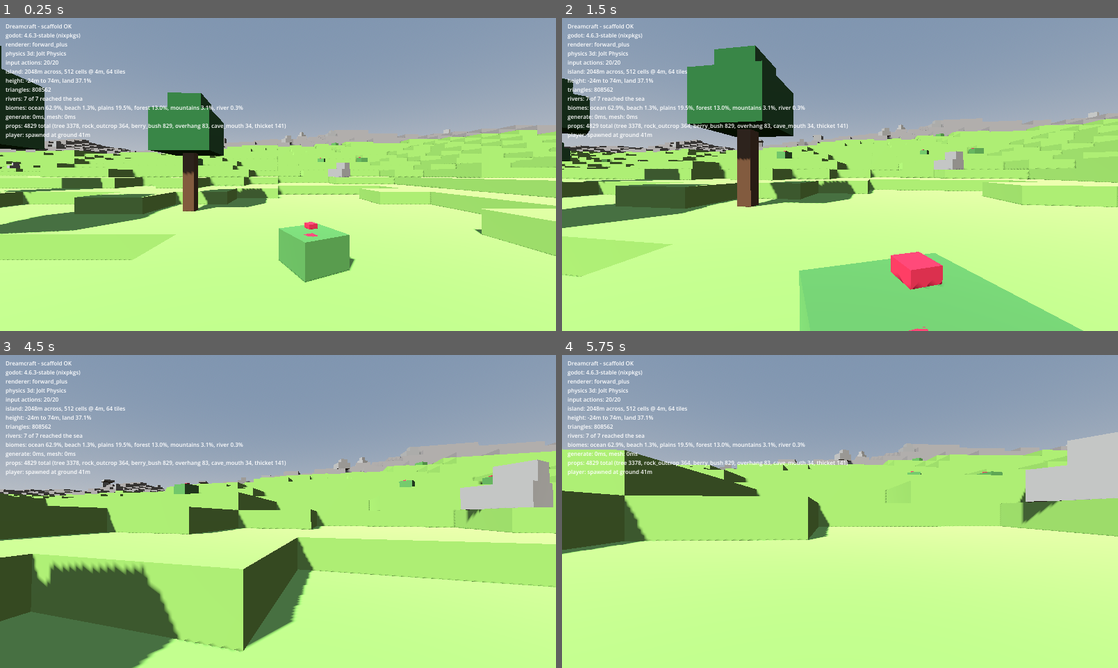
Above: before the commit, frames 1-4 (two rows, left to right).
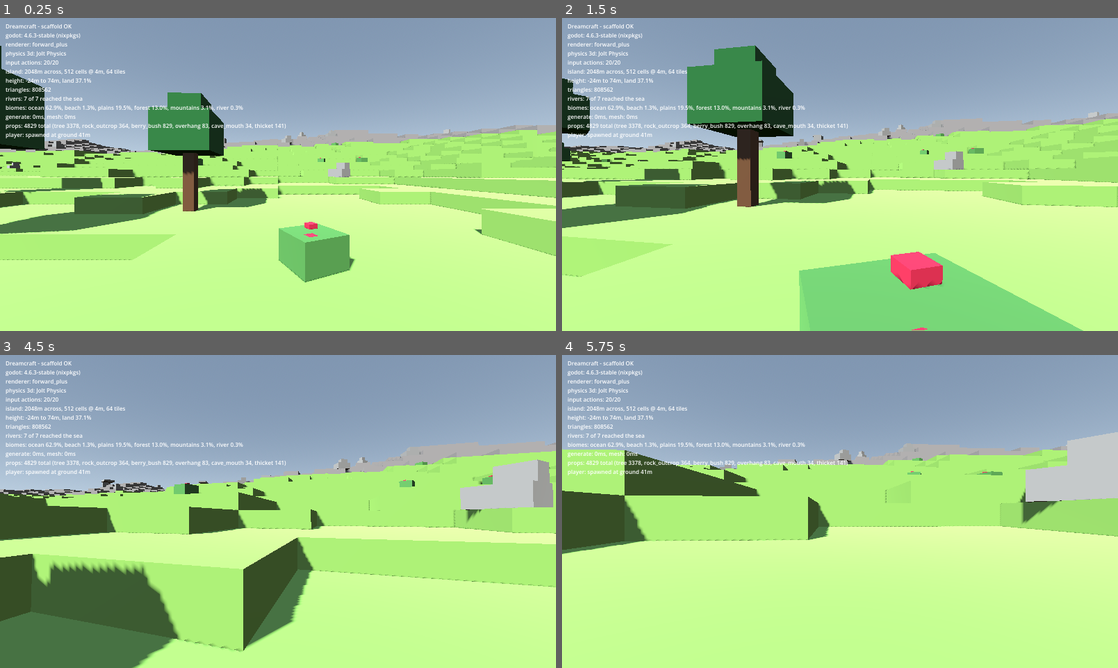
Above: after the commit, the same moments.

Repository: azthrun/dreambig-game-dreamcraft
Game: Godot game, scene res://scenes/main.tscn
The game is run twice, just before and just after one commit, with the same random seed, the same clock (stepped at 60 frames per second) and the same inputs.
Inputs (mouse positions are in pixels of both pictures, inside the frame that each line leads up to):
- Up to frame 1 (0.25 s): no input
- Up to frame 2 (1.5 s): tap Enter (ui_accept) at 0.5 s; move the mouse to (867, 174) at 0.52 s; hold W (move_forward) from 0.53 s (still down); right-click (867, 174) at 0.6 s; click (867, 174) at 0.67 s; tap Space (jump) at 0.77 s; move the mouse to (812, 174) at 1.27 s; tap Ctrl (crouch) at 1.35 s; click (812, 174) at 1.42 s
- Up to frame 3 (4.5 s): keep holding W (move_forward); tap Space (jump) at 1.52, 3.02, 3.77 s; move the mouse to (289, 505) at 2.02 s; click (289, 505) at 2.1 s; move the mouse to (272, 517) at 2.77 s; tap 1 (hotbar_1) at 2.85 s; click (272, 517) at 2.92 s; move the mouse to (316, 514) at 3.52 s; tap 2 (hotbar_2) at 3.6 s; click (316, 514) at 3.67 s; move the mouse to (233, 508) at 4.27 s; tap 3 (hotbar_3) at 4.35 s; click (233, 508) at 4.42 s
- Up to frame 4 (5.75 s): keep holding W (move_forward); tap Space (jump) at 4.52 s; move the mouse to (845, 511) at 5.02 s; tap 4 (hotbar_4) at 5.1 s; click (845, 511) at 5.17 s

The runs differ from the first frame. In frame 1, less than 0.1% of the frame differs, in the area x 55-57%, y 69-70%; in frame 2, less than 0.1%, in the area x 0-66%, y 40-100%; in frame 3, less than 0.1%; in frame 4, less than 0.1%.

Commit message:
Add view budget, fog horizon, and frame-rate measurement
Completes M1. The performance envelope is now configuration rather than
scattered constants, and it is measured rather than assumed.

  perf: 1600x900, view 500m, props culled at 150m
  perf: avg 144.9-310.7 fps, 1% low 113.1-274.2 fps, target 60
  perf: peak primitives 527410, draw calls ~900-1000

The budget lives in project.godot under [dreamcraft] and is read through
scripts/config.gd. Camera far plane, fog distances and prop culling all
derive from it, so changing the envelope for a different machine is one
edit rather than three.

Fog uses FOG_MODE_DEPTH rather than exponential fog, because depth fog can
be made fully opaque exactly at the far plane -- that hides the plane
instead of merely softening it. Sky horizon colour and fog colour derive
from one constant, so distant terrain fades into the sky rather than into a
differently coloured wall.

Two things about the measurement itself. Vsync is disabled while measuring,
because with it on every reading is pinned to the display refresh and
"60 FPS" says nothing about headroom. And the probe drives real input
actions rather than teleporting the camera, so collision, step-up and prop
culling are included in what is measured.

The first run reported 310 fps average and a 274 fps 1% low, which looked
like 5x headroom and made halving CELL_SIZE_M to 2m appear affordable.
Running it five times showed the spread is much wider than that: averages
from 145 to 311, and 1% lows from 113 to 274, with identical geometry
counts every time. The worst 1% low is 113 fps, so real headroom is about
1.9x, and 4x-ing terrain geometry would land near 30-40 fps. 4m cells stay,
and docs/performance.md records the range rather than the best run.

Startup is documented as a known cost rather than fixed: ~2.3s total, two
thirds of it GDScript vertex loops in meshing. Per the language policy the
remedy is WorkerThreadPool, not C#, and it has not been done because
threading adds concurrency to a system that has none for a one-time cost no
player would notice.

100 tests, green. Frame statistics are static and pure so the percentile
arithmetic is tested without running the game.

Closes #9

Co-Authored-By: Claude Opus 5 <noreply@anthropic.com>

Diff:
--- a/project.godot
+++ b/project.godot
@@ -14,6 +14,15 @@
 run/main_scene="res://scenes/main.tscn"
 config/features=PackedStringArray("4.6", "Forward Plus")
 config/icon="res://icon.svg"
+
+[dreamcraft]
+
+; The performance envelope, kept out of code so it can be tuned per machine.
+; Measured on the target machine (MacBook Pro M2, 8 GB) -- see docs/performance.md.
+view/view_distance_m=500.0
+view/prop_cull_distance_m=150.0
+view/fog_start_fraction=0.55
+view/target_fps=60
 
 [display]
 
--- /dev/null
+++ b/scripts/config.gd
@@ -0,0 +1,50 @@
+extends RefCounted
+## Single read point for the tunable view and performance budget.
+##
+## Values live in project.godot under [dreamcraft] so they can be changed without
+## touching code, which is the point: the performance envelope is a decision to be
+## adjusted per machine, not a constant compiled into three different files.
+##
+## Every getter falls back to the documented default, so a project.godot missing the
+## section still runs with the intended budget rather than with zeros.
+
+const VIEW_DISTANCE := "dreamcraft/view/view_distance_m"
+const PROP_CULL_DISTANCE := "dreamcraft/view/prop_cull_distance_m"
+const FOG_START_FRACTION := "dreamcraft/view/fog_start_fraction"
+const TARGET_FPS := "dreamcraft/view/target_fps"
+
+const DEFAULT_VIEW_DISTANCE_M := 500.0
+const DEFAULT_PROP_CULL_DISTANCE_M := 150.0
+const DEFAULT_FOG_START_FRACTION := 0.55
+const DEFAULT_TARGET_FPS := 60
+
+
+## How far the camera can see, in metres.
+static func view_distance_m() -> float:
+	return float(ProjectSettings.get_setting(
+			VIEW_DISTANCE, DEFAULT_VIEW_DISTANCE_M))
+
+
+## Distance past which props stop being drawn. Much shorter than the view distance:
+## terrain must still read as an island to the horizon, but thousands of trees do not
+## need to.
+static func prop_cull_distance_m() -> float:
+	return float(ProjectSettings.get_setting(
+			PROP_CULL_DISTANCE, DEFAULT_PROP_CULL_DISTANCE_M))
+
+
+## Where distance fog starts, as a fraction of the view distance. Fog must be fully
+## opaque by the far plane or the plane itself becomes visible as a hard edge.
+static func fog_start_fraction() -> float:
+	return clampf(float(ProjectSettings.get_setting(
+			FOG_START_FRACTION, DEFAULT_FOG_START_FRACTION)), 0.05, 0.95)
+
+
+static func target_fps() -> int:
+	return int(ProjectSettings.get_setting(TARGET_FPS, DEFAULT_TARGET_FPS))
+
+
+static func viewport_size() -> Vector2i:
+	return Vector2i(
+		int(ProjectSettings.get_setting("display/window/size/viewport_width", 1600)),
+		int(ProjectSettings.get_setting("display/window/size/viewport_height", 900)))
--- a/scripts/main.gd
+++ b/scripts/main.gd
@@ -32,6 +32,14 @@
 ]
 
 
+const Config := preload("res://scripts/config.gd")
+const PerfProbe := preload("res://scripts/perf_probe.gd")
+
+## Sky horizon and distance fog share this colour, so terrain fading out at the far
+## plane fades into the sky rather than into a differently-coloured wall. Deriving both
+## from one constant is what stops them drifting apart.
+const HORIZON_COLOUR := Color(0.66, 0.75, 0.84)
+
 ## Height above the terrace the player is dropped from, so they settle onto the
 ## surface under gravity rather than starting embedded in it.
 const SPAWN_CLEARANCE_M := 1.5
@@ -40,6 +48,8 @@
 func _ready() -> void:
 	var missing := missing_actions()
 	var lines := report_lines(missing)
+
+	_configure_view()
 
 	var terrain := get_node_or_null(^"Terrain")
 	if terrain != null:
@@ -56,6 +66,56 @@
 
 	if not missing.is_empty():
 		push_error("Input map incomplete, missing: %s" % ", ".join(missing))
+
+	if OS.get_cmdline_user_args().has("--perf"):
+		_start_perf_probe()
+
+
+## Sets the far plane and distance fog from the configured budget, and matches the sky
+## horizon to the fog so the two blend.
+func _configure_view() -> void:
+	var view := Config.view_distance_m()
+
+	var camera := _player_camera()
+	if camera != null:
+		camera.far = view
+
+	var world_env := get_node_or_null(^"WorldEnvironment") as WorldEnvironment
+	if world_env == null or world_env.environment == null:
+		return
+	var env: Environment = world_env.environment
+
+	env.fog_enabled = true
+	# Depth fog rather than exponential: it can be made fully opaque exactly at the far
+	# plane, which is what hides the plane instead of merely softening it.
+	env.fog_mode = Environment.FOG_MODE_DEPTH
+	env.fog_depth_begin = view * Config.fog_start_fraction()
+	env.fog_depth_end = view
+	env.fog_depth_curve = 1.0
+	env.fog_density = 1.0
+	env.fog_light_color = HORIZON_COLOUR
+	# The sky is the thing terrain fades into, so it must not itself be fogged.
+	env.fog_sky_affect = 0.0
+	env.fog_aerial_perspective = 0.0
+
+	if env.sky != null and env.sky.sky_material is ProceduralSkyMaterial:
+		var sky_material: ProceduralSkyMaterial = env.sky.sky_material
+		sky_material.sky_horizon_color = HORIZON_COLOUR
+		sky_material.ground_horizon_color = HORIZON_COLOUR
+
+
+func _player_camera() -> Camera3D:
+	var player := get_node_or_null(^"Player")
+	if player == null:
+		return null
+	return player.get_node_or_null(^"Camera3D") as Camera3D
+
+
+func _start_perf_probe() -> void:
+	var probe := PerfProbe.new()
+	probe.name = "PerfProbe"
+	add_child(probe)
+	probe.start(get_node_or_null(^"Player"))
 
 
 ## Builds the props. Driven from here rather than from the Props node's own _ready, so
--- /dev/null
+++ b/scripts/perf_probe.gd
@@ -0,0 +1,131 @@
+extends Node
+## Automated frame-time measurement: walks the player across the island and reports.
+##
+## Added by main only when `--perf` is passed, so it costs nothing in a normal run.
+##
+## Drives the real input actions rather than teleporting the camera, so the measurement
+## includes collision, step-up and prop culling under actual movement — the thing the
+## budget is supposed to hold during.
+##
+## Vsync is disabled while measuring. Left on, every reading would be pinned to the
+## display refresh rate and "60 FPS" would say nothing about headroom.
+
+const Config := preload("res://scripts/config.gd")
+
+## Discarded before sampling begins: the first frames include shader compilation and
+## the initial visibility pass, which are not representative of steady state.
+const WARMUP_SECONDS := 3.0
+const MEASURE_SECONDS := 20.0
+
+## Slow yaw sweep while walking, so the measurement covers varied terrain and varied
+## numbers of visible props rather than one lucky sightline.
+const TURN_RATE_DEG_PER_SEC := 9.0
+
+var _player: Node3D
+var _elapsed := 0.0
+var _frame_times: PackedFloat32Array = PackedFloat32Array()
+var _peak_objects := 0
+var _peak_primitives := 0
+var _peak_draw_calls := 0
+var _done := false
+
+
+func start(player: Node3D) -> void:
+	_player = player
+	DisplayServer.window_set_vsync_mode(DisplayServer.VSYNC_DISABLED)
+	Engine.max_fps = 0
+	if _player != null and _player.has_method(&"release_mouse"):
+		_player.release_mouse()
+	Input.action_press(&"move_forward")
+	print("perf: measuring %.0fs after %.0fs warmup, vsync off"
+			% [MEASURE_SECONDS, WARMUP_SECONDS])
+
+
+func _process(delta: float) -> void:
+	if _done:
+		return
+
+	_elapsed += delta
+	if _player != null:
+		_player.rotate_y(deg_to_rad(TURN_RATE_DEG_PER_SEC) * delta)
+
+	if _elapsed < WARMUP_SECONDS:
+		return
+
+	_frame_times.append(delta)
+	_peak_objects = maxi(_peak_objects, int(Performance.get_monitor(
+			Performance.RENDER_TOTAL_OBJECTS_IN_FRAME)))
+	_peak_primitives = maxi(_peak_primitives, int(Performance.get_monitor(
+			Performance.RENDER_TOTAL_PRIMITIVES_IN_FRAME)))
+	_peak_draw_calls = maxi(_peak_draw_calls, int(Performance.get_monitor(
+			Performance.RENDER_TOTAL_DRAW_CALLS_IN_FRAME)))
+
+	if _elapsed >= WARMUP_SECONDS + MEASURE_SECONDS:
+		_finish()
+
+
+func _finish() -> void:
+	_done = true
+	Input.action_release(&"move_forward")
+	for line in report_lines():
+		print(line)
+	get_tree().quit(0 if meets_target() else 1)
+
+
+## True when the slowest 1% of frames still clear the target. Average FPS alone hides
+## stutter, and stutter is what a player actually notices.
+func meets_target() -> bool:
+	if _frame_times.is_empty():
+		return false
+	return one_percent_low_fps() >= float(Config.target_fps())
+
+
+func average_fps() -> float:
+	return average_fps_of(_frame_times)
+
+
+func one_percent_low_fps() -> float:
+	return one_percent_low_fps_of(_frame_times)
+
+
+## Mean frames per second across a set of frame durations.
+##
+## Static and pure so the arithmetic is testable without running the game — an
+## off-by-one in the percentile below would silently misreport the budget.
+static func average_fps_of(times: PackedFloat32Array) -> float:
+	if times.is_empty():
+		return 0.0
+	var total := 0.0
+	for t in times:
+		total += t
+	return float(times.size()) / total
+
+
+## FPS at the 99th percentile frame time: the slowest 1% of frames.
+##
+## Reported alongside the average because the average hides stutter, and stutter is
+## what a player actually notices.
+static func one_percent_low_fps_of(times: PackedFloat32Array) -> float:
+	if times.is_empty():
+		return 0.0
+	var sorted := Array(times)
+	sorted.sort()
+	var index := clampi(int(float(sorted.size()) * 0.99), 0, sorted.size() - 1)
+	var worst: float = sorted[index]
+	return 1.0 / maxf(worst, 0.000001)
+
+
+func report_lines() -> PackedStringArray:
+	var lines := PackedStringArray()
+	var size := Config.viewport_size()
+	lines.append("perf: %dx%d, view %.0fm, props culled at %.0fm"
+			% [size.x, size.y, Config.view_distance_m(),
+			Config.prop_cull_distance_m()])
+	lines.append("perf: frames sampled %d over %.0fs"
+			% [_frame_times.size(), MEASURE_SECONDS])
+	lines.append("perf: avg %.1f fps, 1%% low %.1f fps, target %d"
+			% [average_fps(), one_percent_low_fps(), Config.target_fps()])
+	lines.append("perf: peak objects %d, primitives %d, draw calls %d"
+			% [_peak_objects, _peak_primitives, _peak_draw_calls])
+	lines.append("perf: %s" % ("PASS" if meets_target() else "BELOW TARGET"))
+	return lines
--- a/scripts/world/props.gd
+++ b/scripts/world/props.gd
@@ -7,10 +7,9 @@
 const PropPlacer := preload("res://scripts/world/props/prop_placer.gd")
 const PropFactory := preload("res://scripts/world/props/prop_factory.gd")
 const PropKind := preload("res://scripts/world/props/prop_kind.gd")
+const Config := preload("res://scripts/config.gd")
 
-## Props are hidden past this distance, per the performance budget. Terrain stays
-## visible much further out, so the horizon still reads as an island.
-const CULL_DISTANCE_M := 150.0
+
 
 var _counts: Dictionary = {}
 
@@ -61,4 +60,7 @@
 func _apply_culling(prop: Node3D) -> void:
 	for child in prop.get_children():
 		if child is GeometryInstance3D:
-			(child as GeometryInstance3D).visibility_range_end = CULL_DISTANCE_M
+			# Props stop drawing well before terrain does: the island must read to the
+			# horizon, but thousands of trees need not.
+			(child as GeometryInstance3D).visibility_range_end = \
+					Config.prop_cull_distance_m()
--- /dev/null
+++ b/tests/unit/view_budget_test.gd
@@ -0,0 +1,67 @@
+extends "res://tests/test_case.gd"
+## Tests the view/performance budget configuration and the frame-time statistics.
+
+const Config := preload("res://scripts/config.gd")
+const PerfProbe := preload("res://scripts/perf_probe.gd")
+
+
+func test_budget_comes_from_project_settings_not_code() -> void:
+	# The whole point of the [dreamcraft] section: the envelope is tunable per machine
+	# without editing three different files.
+	assert_true(ProjectSettings.has_setting(Config.VIEW_DISTANCE),
+			"view distance should be a project setting")
+	assert_true(ProjectSettings.has_setting(Config.PROP_CULL_DISTANCE))
+	assert_true(ProjectSettings.has_setting(Config.TARGET_FPS))
+
+
+func test_configured_budget_matches_the_agreed_envelope() -> void:
+	assert_almost_eq(Config.view_distance_m(), 500.0, 0.001)
+	assert_almost_eq(Config.prop_cull_distance_m(), 150.0, 0.001)
+	assert_eq(Config.target_fps(), 60)
+	assert_eq(Config.viewport_size(), Vector2i(1600, 900))
+
+
+func test_props_are_culled_well_inside_the_view_distance() -> void:
+	# Terrain must read to the horizon while props do not, or the far plane fills with
+	# thousands of trees for no visual gain.
+	assert_true(Config.prop_cull_distance_m() < Config.view_distance_m(),
+			"prop cull must be nearer than the far plane")
+
+
+func test_fog_starts_before_the_far_plane_and_is_clamped() -> void:
+	# Fog has to be fully opaque by the far plane, or the plane shows as a hard edge.
+	var fraction := Config.fog_start_fraction()
+	assert_in_range(fraction, 0.05, 0.95)
+	assert_true(fraction < 1.0, "fog must begin before the far plane")
+
+
+func test_average_fps_is_the_mean_of_frame_durations() -> void:
+	var times := PackedFloat32Array([0.01, 0.01, 0.01, 0.01])
+	assert_almost_eq(PerfProbe.average_fps_of(times), 100.0, 0.01)
+
+
+func test_one_percent_low_reports_the_slow_frames_not_the_average() -> void:
+	# 99 fast frames and one very slow one: the average stays high while the 1% low
+	# collapses. That difference is the entire reason both are reported.
+	var times := PackedFloat32Array()
+	for _i in 99:
+		times.append(0.004)
+	times.append(0.05)
+	assert_true(PerfProbe.average_fps_of(times) > 150.0,
+			"average should stay high")
+	assert_almost_eq(PerfProbe.one_percent_low_fps_of(times), 20.0, 0.5,
+			"1% low should surface the 50ms frame")
+
+
+func test_frame_statistics_handle_an_empty_sample() -> void:
+	var empty := PackedFloat32Array()
+	assert_eq(PerfProbe.average_fps_of(empty), 0.0)
+	assert_eq(PerfProbe.one_percent_low_fps_of(empty), 0.0)
+
+
+func test_uniform_frame_times_give_equal_average_and_low() -> void:
+	var times := PackedFloat32Array()
+	for _i in 200:
+		times.append(1.0 / 60.0)
+	assert_almost_eq(PerfProbe.average_fps_of(times), 60.0, 0.1)
+	assert_almost_eq(PerfProbe.one_percent_low_fps_of(times), 60.0, 0.1)
Not shown, added: scripts/config.gd.uid
Not shown, added: scripts/perf_probe.gd.uid
Not shown, added: tests/unit/view_budget_test.gd.uid
Not shown, changed: AGENTS.md
Not shown, added: docs/performance.md
Not shown, added: run_perf.sh
